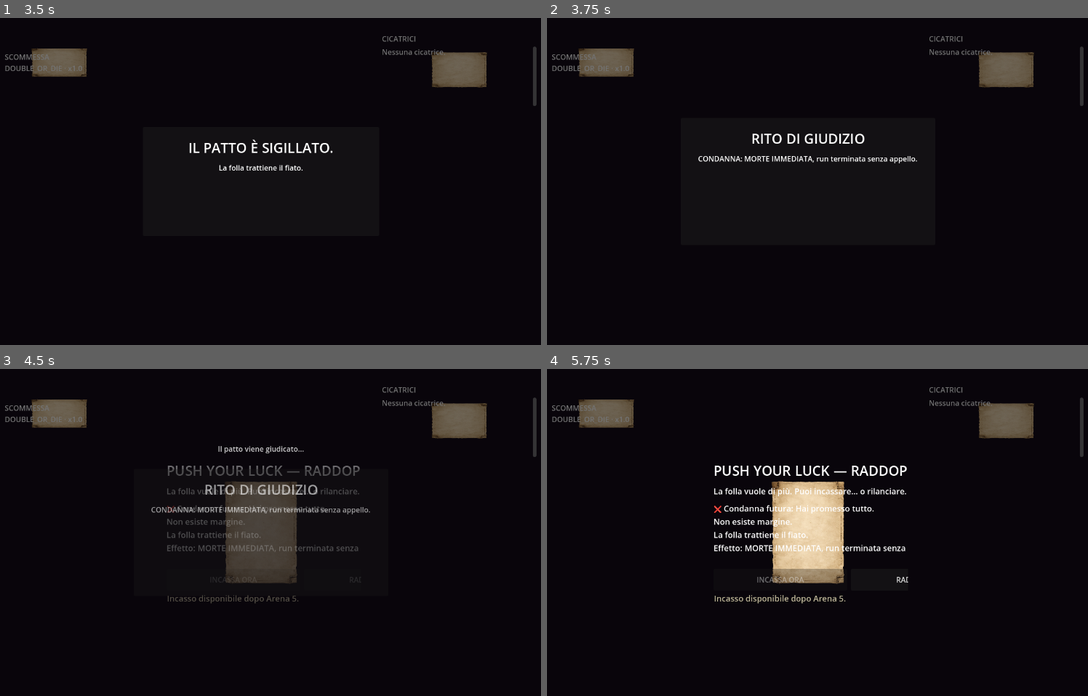
Above: before the commit, frames 1-4 (two rows, left to right).
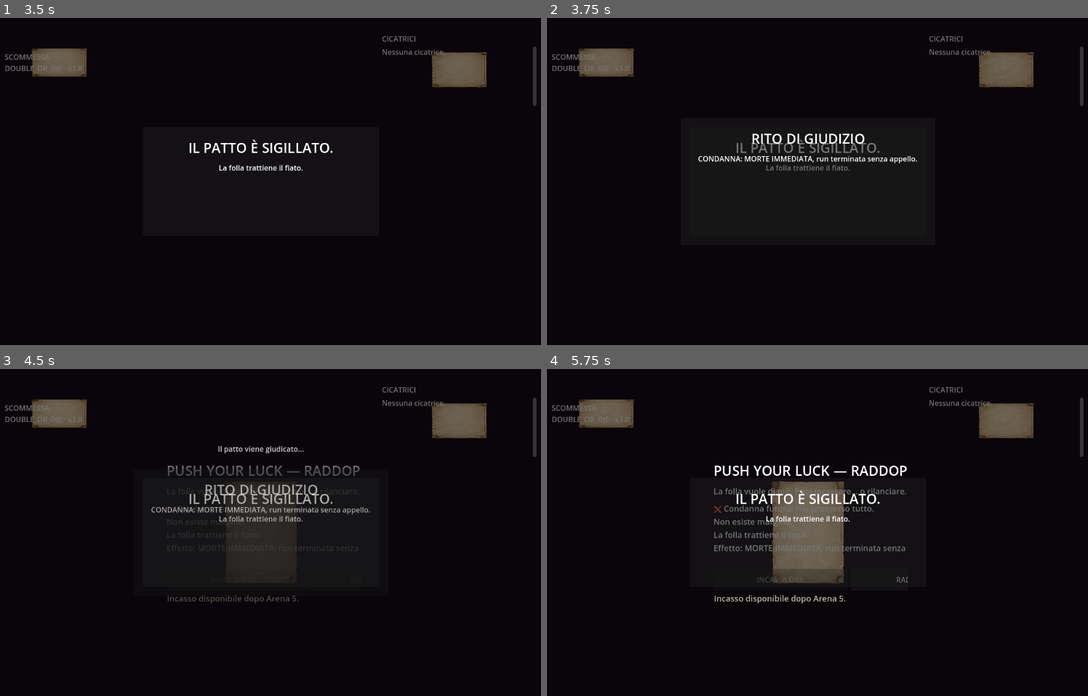
Above: after the commit, the same moments.

Repository: Faratas410/Gallicus-2.0
Game: Godot game, scene res://scenes/Main.tscn
The game is run twice, just before and just after one commit, with the same random seed, the same clock (stepped at 60 frames per second) and the same inputs.
Inputs (mouse positions are in pixels of both pictures, inside the frame that each line leads up to):
- Up to frame 1 (3.5 s): click (259, 122) at 0.5 s; click (259, 181) at 1.25 s; click (259, 240) at 2 s; click "SIGILLA" at 2.75 s
- Up to frame 2 (3.75 s): tap Enter at 3.5 s; move the mouse to (936, 165) at 3.52 s; hold D (move_right) from 3.53 s (still down); tap K (attack_heavy) at 3.6 s; click (936, 165) at 3.67 s
- Up to frame 3 (4.5 s): tap Space (dodge) at 4.25 s; move the mouse to (146, 548) at 4.27 s; release D (move_right) at 4.28 s; hold S (move_down) from 4.28 s (still down); tap J (attack_light) at 4.35 s
- Up to frame 4 (5.75 s): tap Enter at 5 s; move the mouse to (866, 460) at 5.02 s; release S (move_down) at 5.03 s; hold D (move_right) from 5.03 s (still down); hold L (block) from 5.03 s (still down)

Frame 1 is identical in both runs. In frame 2, 0.5% of the frame differs, in the area x 35-62%, y 37-47%; in frame 3, 3.3%; in frame 4, 5.1%, in the area x 30-67%, y 34-66%.

Commit message:
Extend post-bet feedback timing and text variety

Diff:
--- a/scripts/ui/ui_root.gd
+++ b/scripts/ui/ui_root.gd
@@ -2,6 +2,7 @@
 
 const FAST_SELECTION_SECONDS: int = 12
 const MIN_MODAL_READ_TIME_SEC: float = 1.25
+const POST_BET_MESSAGE_TIME_SEC: float = 3.5
 const FADE_IN_SEC: float = 0.25
 const FADE_OUT_SEC: float = 0.25
 const BETTING_CIRCLE_SCENE_PATH: String = "res://scenes/ui/BettingCircle.tscn"
@@ -11,6 +12,23 @@
 const SCARS_PANEL_ROW_HEIGHT: float = 28.0
 const SCARS_PANEL_MIN_HEIGHT: float = 180.0
 const SCARS_PANEL_MAX_HEIGHT: float = 360.0
+const POST_BET_TEXTS: Dictionary = {
+	"CASH_OUT": [
+		"Hai incassato. La folla mormora.",
+		"Te ne vai con il bottino. Sguardi bassi.",
+		"Meglio vivi che leggendari.",
+	],
+	"FLAWLESS_BLOOD": [
+		"Sangue integro. Nessuno osa fiatare.",
+		"Hai promesso pulizia. La folla osserva.",
+		"Un passo pulito. Il silenzio si stringe.",
+	],
+	"DOUBLE_OR_DIE": [
+		"Hai rilanciato. La folla trattiene il fiato.",
+		"Nessun ritorno. I volti restano fermi.",
+		"Hai scelto il sangue invece dell'oro.",
+	],
+}
 
 @onready var coins_label: Label = get_node_or_null("HUD/SafeMargin/TopRow/LeftColumn/CoinsRow/CoinsContent/CoinsLabel") as Label
 @onready var tokens_label: Label = get_node_or_null("HUD/SafeMargin/TopRow/LeftColumn/TokensRow/TokensLabel") as Label
@@ -148,6 +166,10 @@
 var _debug_scars: Array[String] = []
 var _debug_special_arena: String = ""
 var _ending_mode_active: bool = false
+var _post_bet_text_last_index: Dictionary = {}
+var _pact_sealed_sequence_id: int = 0
+var _pact_sealed_pending_close_id: int = 0
+var _pact_sealed_min_read_elapsed: bool = true
 
 func _ready() -> void:
 	process_mode = Node.PROCESS_MODE_ALWAYS
@@ -197,6 +219,9 @@
 	var bet_ui_opened_callable: Callable = Callable(self, "_on_bet_ui_opened")
 	if not GameEvents.bet_ui_opened.is_connected(bet_ui_opened_callable):
 		GameEvents.bet_ui_opened.connect(bet_ui_opened_callable)
+	var bet_selected_callable: Callable = Callable(self, "_on_bet_selected")
+	if GameEvents.has_signal("bet_selected") and not GameEvents.bet_selected.is_connected(bet_selected_callable):
+		GameEvents.bet_selected.connect(bet_selected_callable)
 	var bet_ui_closed_callable: Callable = Callable(self, "_on_bet_ui_closed")
 	if not GameEvents.bet_ui_closed.is_connected(bet_ui_closed_callable):
 		GameEvents.bet_ui_closed.connect(bet_ui_closed_callable)
@@ -960,15 +985,26 @@
 	if condanna_focus_label != null:
 		condanna_focus_label.visible = false
 
+func _on_bet_selected(bet_id: String) -> void:
+	_selected_bet_id = bet_id
+
 func _on_pact_sealed_opened() -> void:
+	_pact_sealed_sequence_id += 1
+	var sequence_id: int = _pact_sealed_sequence_id
+	_pact_sealed_pending_close_id = 0
+	_pact_sealed_min_read_elapsed = false
 	if pact_sealed_title != null:
 		pact_sealed_title.text = "IL PATTO È SIGILLATO."
 	if pact_sealed_subtitle != null:
-		pact_sealed_subtitle.text = "La folla trattiene il fiato."
+		pact_sealed_subtitle.text = _select_post_bet_text(_selected_bet_id)
 	_set_pact_sealed_modal(true)
 	_refresh_modal_dimmer()
+	await _hold_post_bet_message(sequence_id)
 
 func _on_pact_sealed_closed() -> void:
+	if not _pact_sealed_min_read_elapsed:
+		_pact_sealed_pending_close_id = _pact_sealed_sequence_id
+		return
 	_set_pact_sealed_modal(false)
 	_refresh_modal_dimmer()
 
@@ -987,6 +1023,27 @@
 func _on_resolve_ritual_closed() -> void:
 	_set_resolve_ritual_modal(false)
 	_refresh_modal_dimmer()
+
+func _select_post_bet_text(bet_id: String) -> String:
+	var options: Array = POST_BET_TEXTS.get(bet_id, []) as Array
+	if options.is_empty():
+		return "La folla trattiene il fiato."
+	var last_index: int = int(_post_bet_text_last_index.get(bet_id, -1))
+	var pick_index: int = randi() % options.size()
+	if options.size() > 1 and pick_index == last_index:
+		pick_index = (pick_index + 1) % options.size()
+	_post_bet_text_last_index[bet_id] = pick_index
+	return str(options[pick_index])
+
+func _hold_post_bet_message(sequence_id: int) -> void:
+	await get_tree().create_timer(POST_BET_MESSAGE_TIME_SEC).timeout
+	if sequence_id != _pact_sealed_sequence_id:
+		return
+	_pact_sealed_min_read_elapsed = true
+	if _pact_sealed_pending_close_id == sequence_id:
+		_pact_sealed_pending_close_id = 0
+		_set_pact_sealed_modal(false)
+		_refresh_modal_dimmer()
 
 func _update_special_arena_ui() -> void:
 	if special_arena_label == null:
